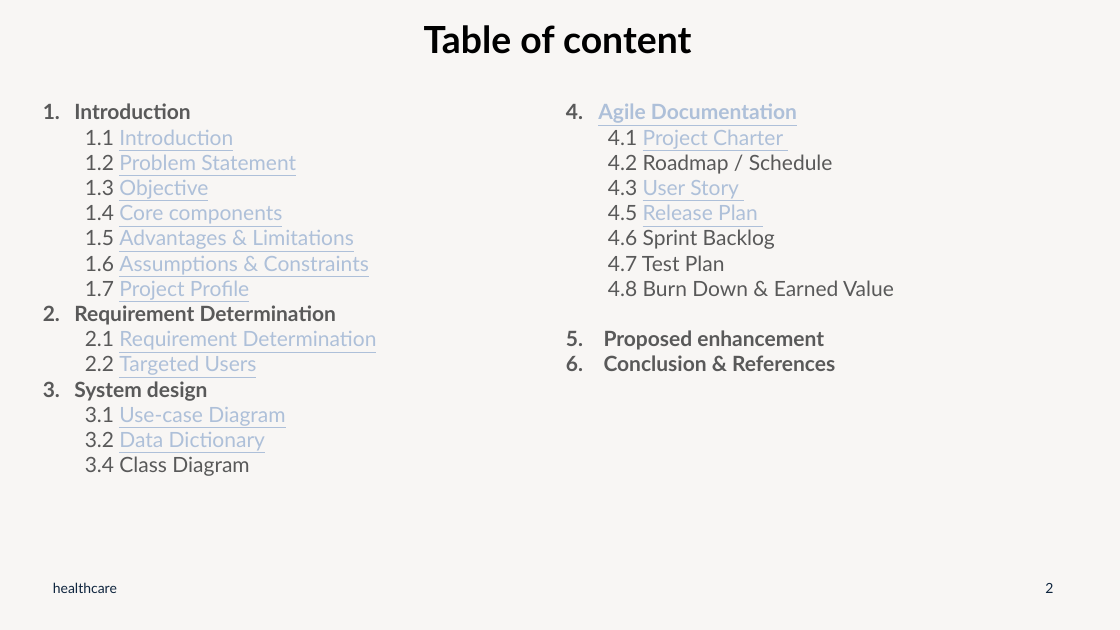
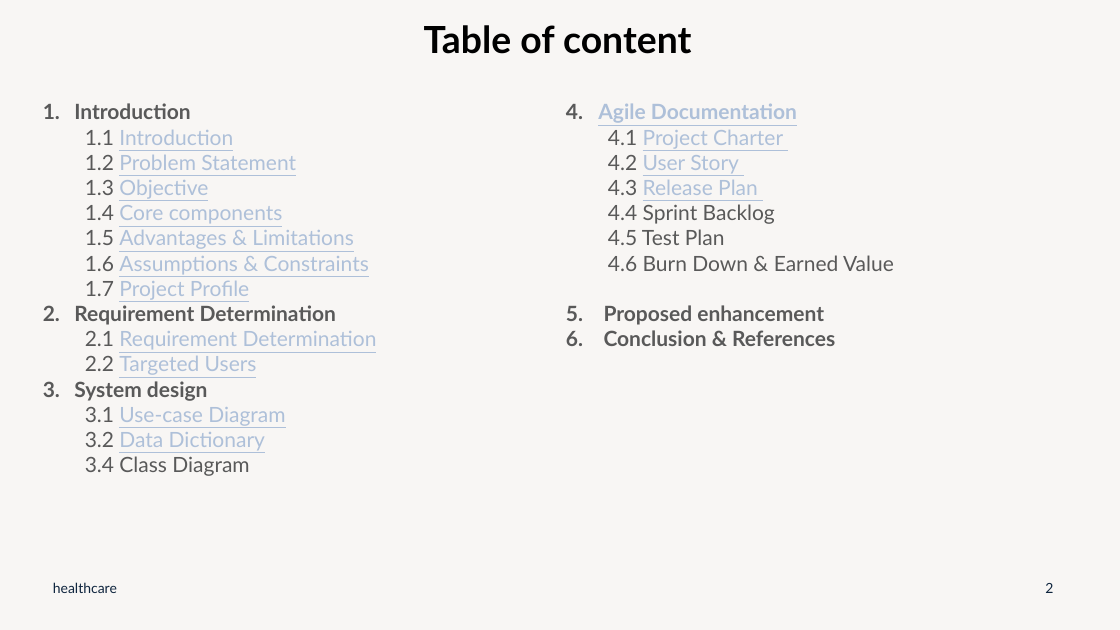
Before and after one commit to arnoldhere/healthcare_using_django, a slide deck: slide 2 of Doc/HealthCare.pptx. Drawn at 1120x630 pixels with LibreOffice and Linux fonts; fonts in the diff are those of the drawing. Boxes give left, top, right and bottom in pixels: in the first picture for what was removed or moved away, otherwise in the second. Text is boxed around its words. In the diff, an @@ line names an element or a change of style, - is before the commit and + after.

```diff
--- a/Doc/HealthCare.pptx
+++ b/Doc/HealthCare.pptx
@@ text at (x1=608, y1=155, x2=894, y2=271): text changed @@
-  4.2 Roadmap / Schedule
-  4.3 User Story
-  4.5 Release Plan
-  4.6 Sprint Backlog
-  4.7 Test Plan
-  4.8 Burn Down & Earned Value
+  4.2 User Story
+  4.3 Release Plan
+  4.4 Sprint Backlog
+  4.5 Test Plan
+  4.6 Burn Down & Earned Value
```
Also in this commit, not shown: 5 other slides changed.
